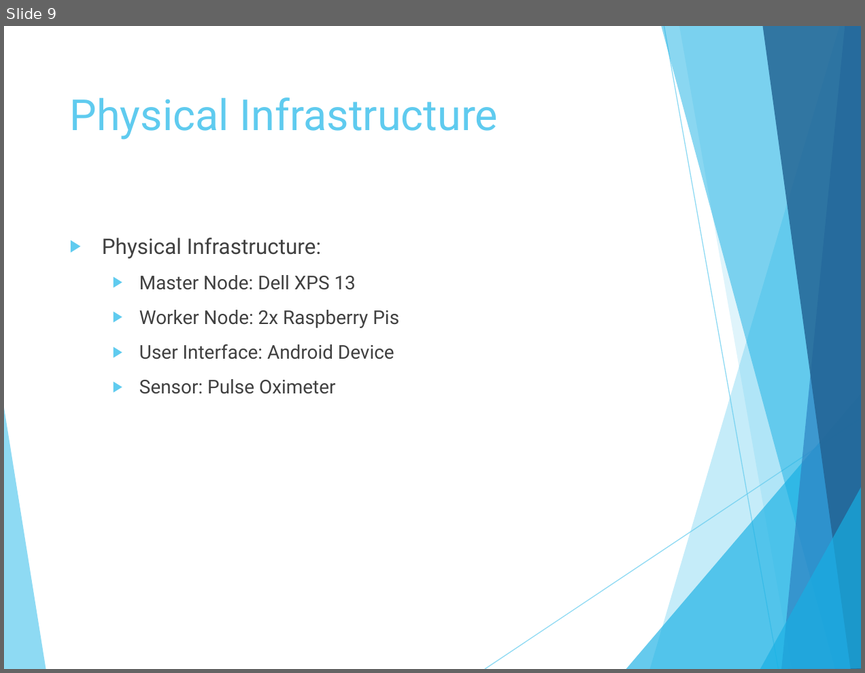
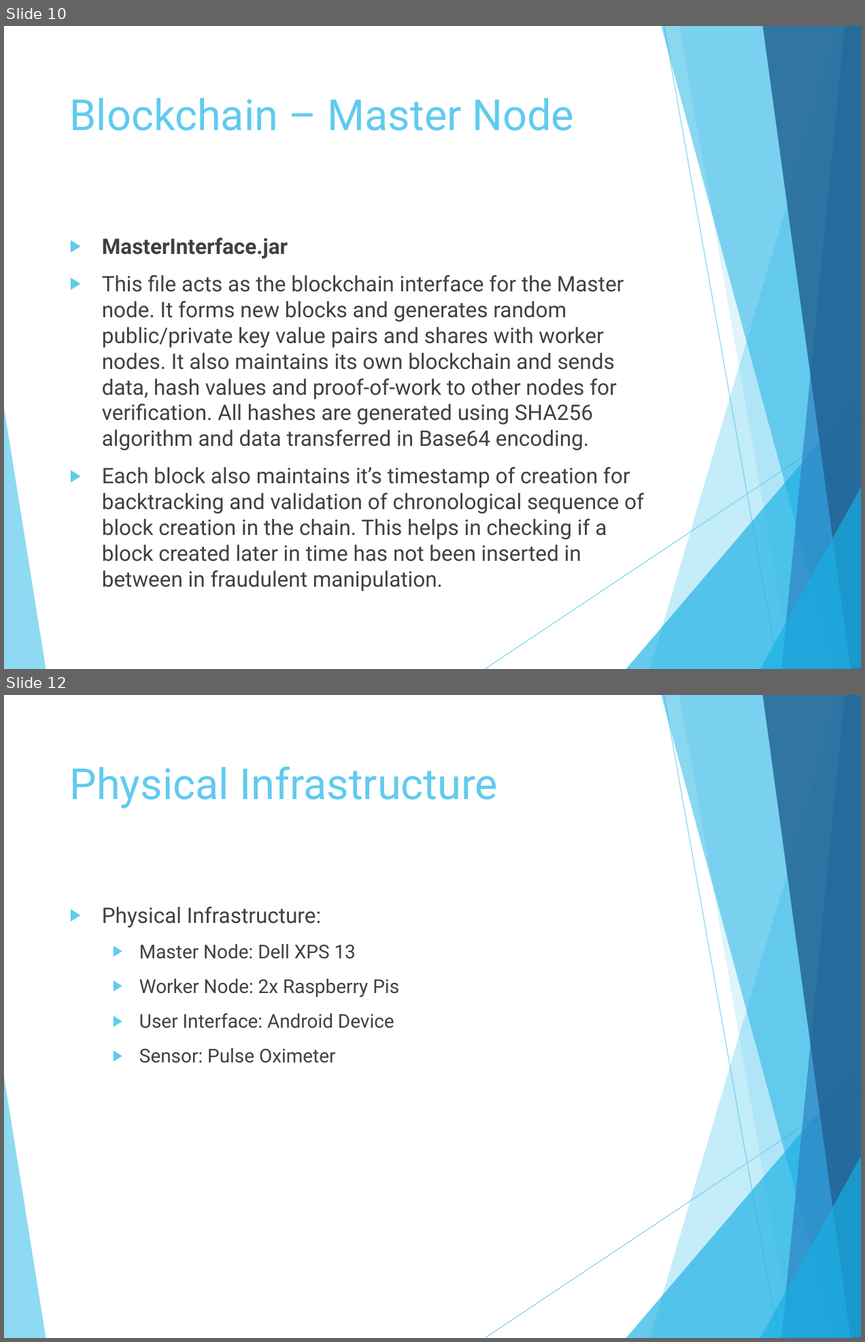
Before and after one commit to Cloudslab/FogBus, a slide deck: Presentation/FogBus.pptx. Shown one above the other, each under a label of ours: slide 9 before the commit, slides 10 and 12 after it; the slides between them are not shown. The pictures are 865x673 and 865x1342 pixels, drawn with LibreOffice and Linux fonts; fonts in the diff are those of the drawing. Boxes give left, top, right and bottom in pixels: in the first picture for what was removed or moved away, otherwise in the second. Text is boxed around its words. In the diff, an @@ line names an element or a change of style, - is before the commit and + after.

```diff
--- a/Presentation/FogBus.pptx
+++ b/Presentation/FogBus.pptx
@@ slide 10 added at <box>4,26,861,669</box>, background #FFFFFF; not listed: 10 template elements that a slide beside it also shows @@
@@ title added at <box>70,97,574,131</box>, 36 pt, text #5FCBEF @@
+Blockchain – Master Node
@@ text added at <box>102,237,644,591</box>, 18 pt, text #404040 @@
+▶ MasterInterface.jar
+▶ This file acts as the blockchain interface for the Master node. It forms new blocks and generates random public/private key value pairs and shares with worker nodes. It also maintains its own blockchain and sends data, hash values and proof-of-work to other nodes for verification. All hashes are generated using SHA256 algorithm and data transferred in Base64 encoding.
+▶ Each block also maintains it’s timestamp of creation for backtracking and validation of chronological sequence of block creation in the chain. This helps in checking if a block created later in time has not been inserted in between in fraudulent manipulation.
@@ what was slide 9 is now slide 12 @@
```
Also in this commit, not shown: 3 slides changed, 2 other slides added, 2 other files.
